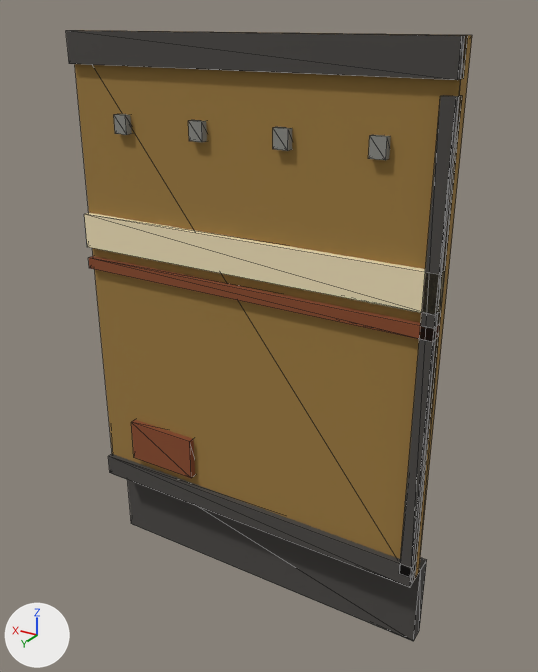
An edit to the glTF model public/models/body_side.glb, drawn before and after from the same camera.
One viewpoint serves both versions: a camera (50 mm lens) standing at (-0.623, 1.145, 0.022) and looking at (-0.019, 0.139, -0.481). The axes (+X, +Y, +Z) are drawn at lower left. The lights are the same throughout. The picture after the commit comes second. Mesh edges are drawn as thin lines. Vertices at exactly the same position are counted once.

In view in the first picture: 'body_side'.
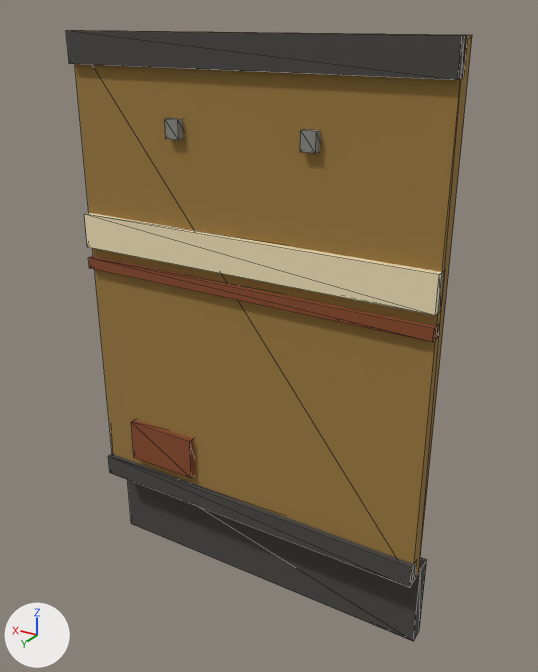
Pixel boxes [x1, y1, x2, y2] of what changed, in the pictures (538 x 672 px; the box of a moved part takes in the faces that stretch with it):
```json
{"part": 1, "of": "me_cube", "change": "moved or reshaped", "before": [273, 127, 292, 151], "after": [300, 129, 320, 153]}
{"part": 2, "of": "me_cube", "change": "moved or reshaped", "before": [188, 120, 207, 142], "after": [165, 118, 183, 140]}
{"part": 3, "of": "me_cube", "change": "deleted", "before": [399, 95, 462, 578]}
{"part": 4, "of": "me_cube", "change": "deleted", "before": [368, 135, 391, 160]}
{"part": 5, "of": "me_cube", "change": "deleted", "before": [114, 114, 132, 135]}
```

Edits to the scene script, one JSON object a line:
```json
{"block": "me_cube", "where": "# used by ob_body_side; location = (0.0, 0.0, 0.0)"}
{"op": "remove", "block": "me_cube", "code": "me_cube.from_pydata(...)  # 96 vertices, 144 faces; spans x -0.325..0.325, y 0.12..0.2, z -1.0..0.0"}
{"op": "add", "block": "me_cube", "code": "me_cube.from_pydata(...)  # 72 vertices, 108 faces; spans x -0.325..0.325, y 0.12..0.2, z -1.0..0.0"}
{"block": "me_cube", "change": "me_cube part 1: the loose piece of 8 vertices spanning x -0.088..-0.062, y 0.176..0.2, z -0.155..-0.125 is moved by (-0.045, 0.0, 0.0)"}
{"block": "me_cube", "change": "me_cube part 2: the loose piece of 8 vertices spanning x 0.062..0.088, y 0.176..0.2, z -0.155..-0.125 is moved by (0.045, 0.0, 0.0)"}
{"block": "me_cube", "change": "me_cube part 3: the loose piece of 8 vertices spanning x -0.325..-0.305, y 0.176..0.2, z -0.82..-0.07 is deleted"}
{"block": "me_cube", "change": "me_cube part 4: the loose piece of 8 vertices spanning x -0.237..-0.212, y 0.176..0.2, z -0.155..-0.125 is deleted"}
{"block": "me_cube", "change": "me_cube part 5: the loose piece of 8 vertices spanning x 0.212..0.237, y 0.176..0.2, z -0.155..-0.125 is deleted"}
```
